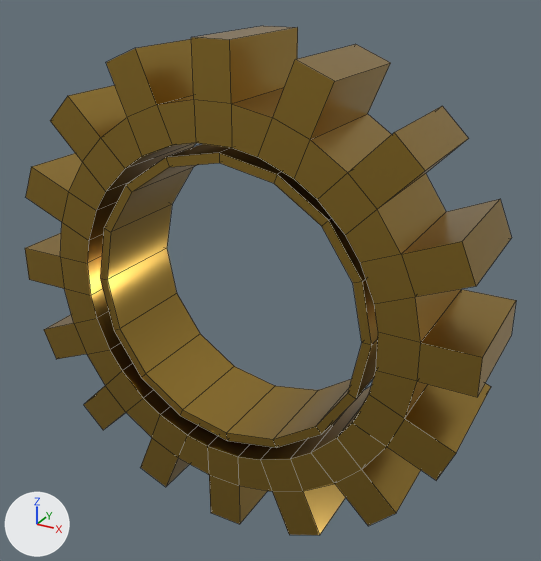
The FBX model Assets/Art/Environment/Set Dressing/Envi_Hazards/MSH_FallingGear.fbx: old version first, new version second.
One viewpoint serves both versions: a camera (50 mm lens) standing at (3.51, -5.96, 3.12) and looking at (0.16, 0.13, 0.08). Lighting does not change. The marker at lower left points along +X, +Y and +Z. The older version comes first. Mesh edges are drawn as thin lines.

Names of what the first picture shows: 'MSH_FallingGear'.
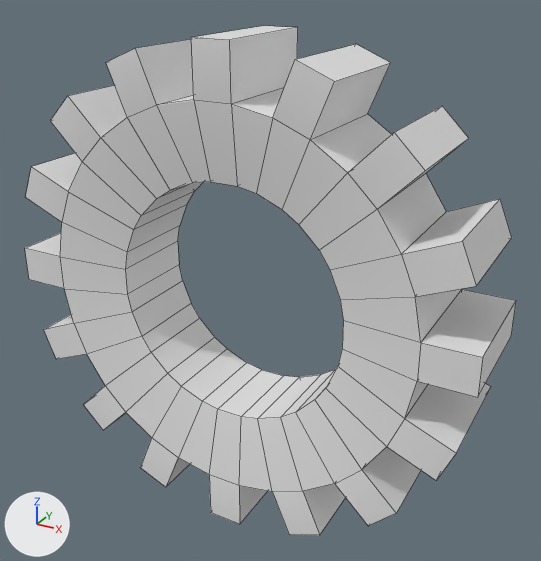
The newer file is also rescaled (x1.141) as a whole; pictures and numbers use the older file's frame.

Edits to the scene script, one JSON object a line:
```json
{"op": "add", "block": "mat_mat_gears", "code": ["mat_mat_gears = principled_material('MAT_Gears')", "mat_mat_gears.base_color = (0.8, 0.8, 0.8)  # white #e7e7e7"]}
{"block": "me_circle_002", "where": "# used by ob_msh_fallinggear; location = (0.0, 0.0, 0.0)"}
{"op": "remove", "block": "me_circle_002", "code": "me_circle_002.from_pydata(...)  # 256 vertices, 256 faces; spans x -2.47..2.47, y -0.6..0.6, z -2.47..2.47"}
{"op": "add", "block": "me_circle_002", "code": "me_circle_002.from_pydata(...)  # 192 vertices, 192 faces; spans x -2.47..2.47, y -0.6..0.6, z -2.47..2.47"}
{"block": "me_circle_002", "change": "me_circle_002 part 1: the loose piece of 64 vertices spanning x -1.51..1.51, y -0.52..0.52, z -1.51..1.51 is deleted"}
{"block": "me_circle_002", "change": "me_circle_002 part 2"}
{"block": "me_circle_002", "change": "64 vertices move from x -1.59..1.59, y -0.6..0.6, z -1.59..1.59 to x -1.21..1.21, y -0.46..0.46, z -1.21..1.21"}
{"block": "me_circle_002", "change": "me_circle_002 part 3: 192 faces spanning x -2.47..2.47, y -0.6..0.6, z -2.47..2.47 switch from mat_mat_copper (orange #bd9946) to mat_mat_gears (white #e7e7e7)"}
```

Location of each change, [x1, y1, x2, y2] in pixels of the pictures (541 x 561 px; the box of a moved part takes in the faces that stretch with it):
```json
{"part": 1, "of": "me_circle_002", "change": "deleted", "before": [100, 144, 378, 447], "on screen": "orange"}
{"part": 2, "of": "me_circle_002", "change": "moved or reshaped", "before": [60, 100, 421, 492], "after": [60, 100, 421, 492]}
{"part": 3, "of": "me_circle_002", "change": "recoloured", "before": [25, 26, 516, 535], "after": [25, 26, 516, 535], "on screen": "orange to white"}
```
